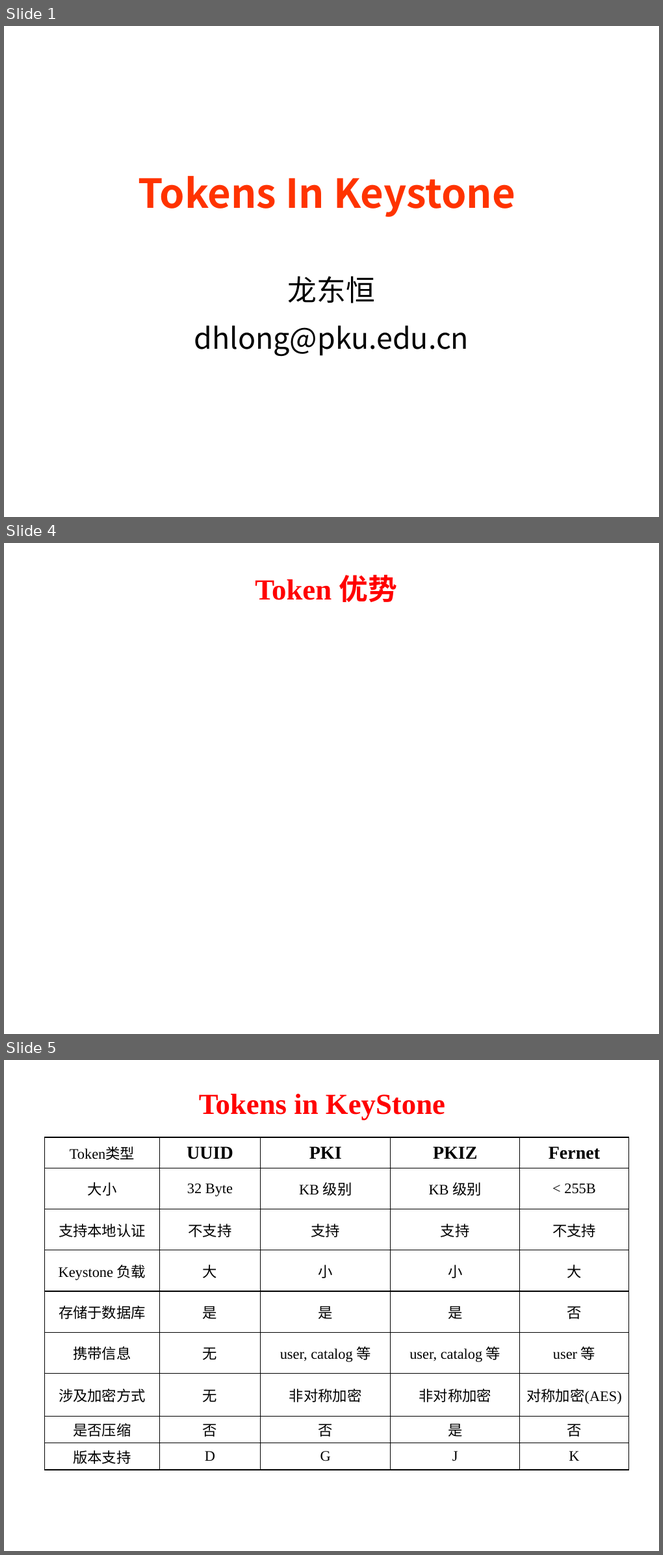
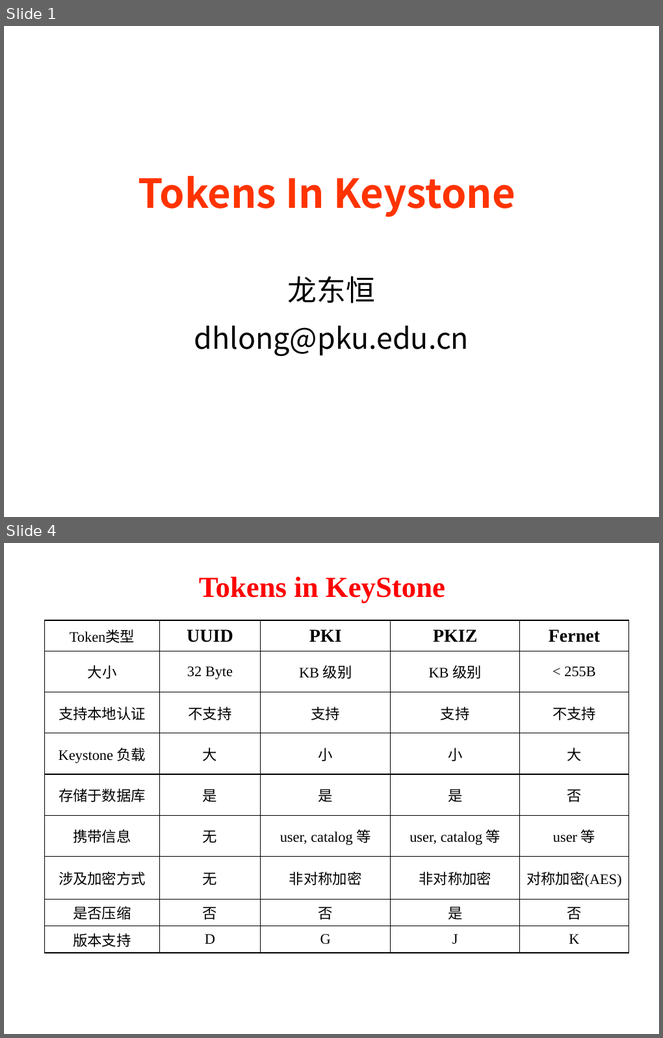
Before and after one commit to kebreathing/E-Learning, a slide deck: 组会/keystone-Token与Fernet.pptx. Shown one above the other, each under a label of ours: slides 1, 4 and 5 before the commit, slides 1 and 4 after it; the slides between them are not shown. The pictures are 663x1555 and 663x1038 pixels, drawn with LibreOffice and Linux fonts; fonts in the diff are those of the drawing; background and template pictures are left out. Boxes give left, top, right and bottom in pixels: in the first picture for what was removed or moved away, otherwise in the second. Text is boxed around its words. In the diff, an @@ line names an element or a change of style, - is before the commit and + after.

Commit message:
keystone token！

```diff
--- a/组会/keystone-Token与Fernet.pptx
+++ b/组会/keystone-Token与Fernet.pptx
@@ slide 4 removed at box(4, 543, 659, 1034), background picture (left out) @@
@@ title removed at box(255, 575, 398, 602) @@
-Token 优势
@@ what was slide 5 is now slide 4 @@
```
Also in this commit, not shown: 13 slides changed, 2 other files.
